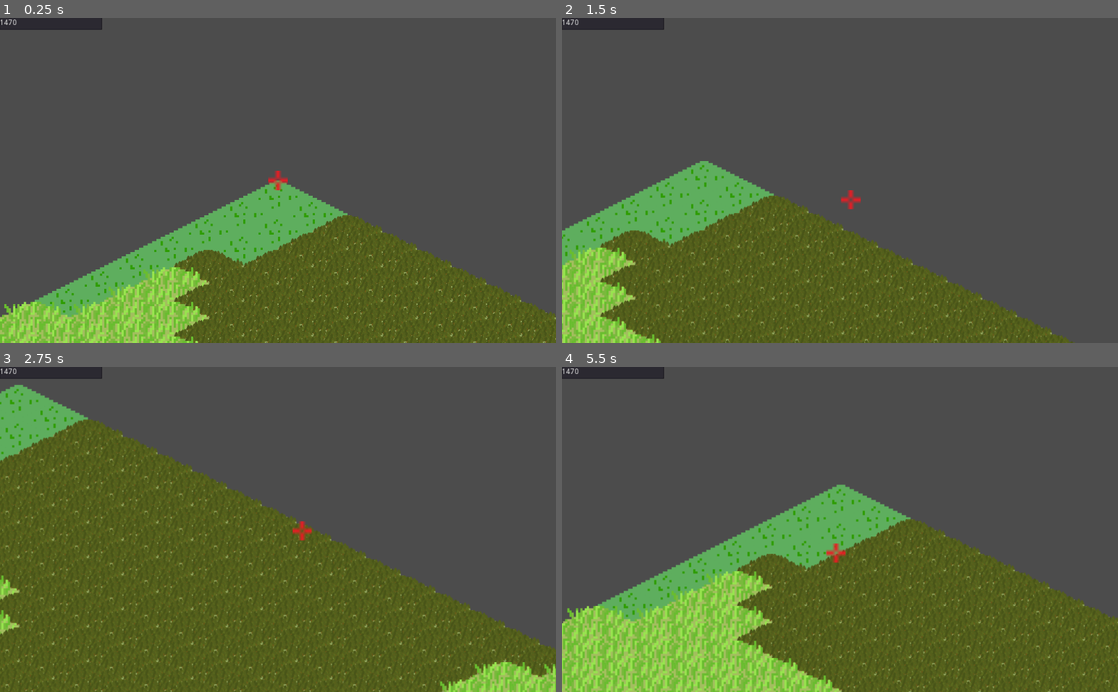
Above: before the commit, frames 1-4 (two rows, left to right).
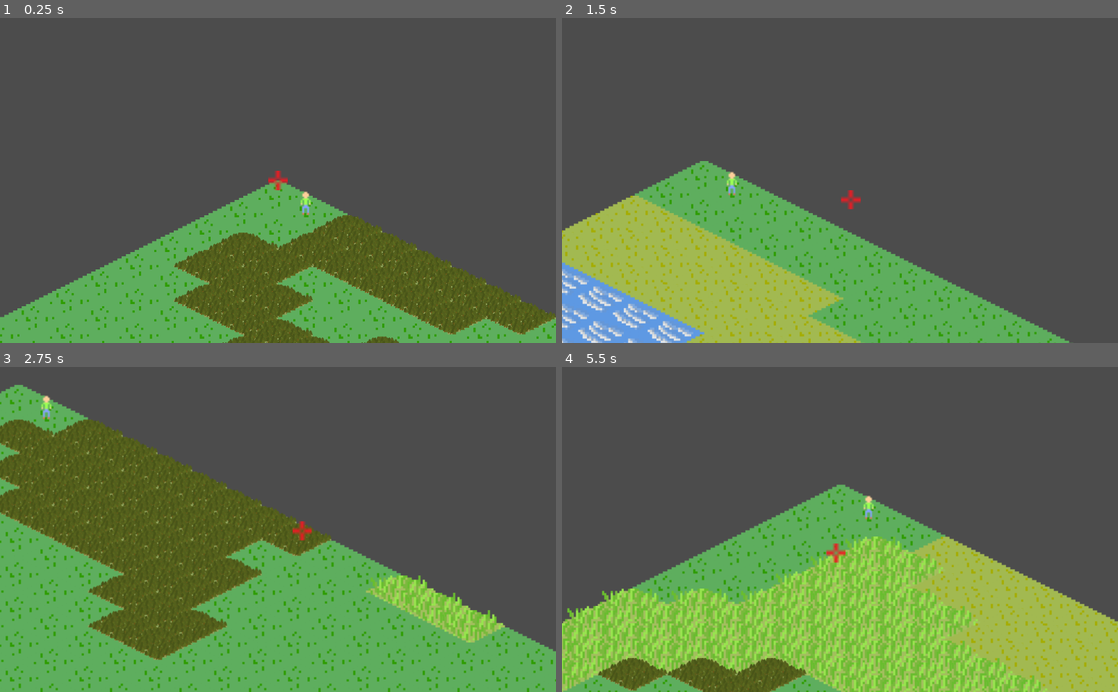
Above: after the commit, the same moments.

Repository: petervanderhook/IsometricTerrainGenerator
Game: Godot game, scene res://scenes/RootScene.tscn
Two runs of this game, one before a commit and one after it. Both use one fixed random seed, a clock stepped at 60 frames per second and the inputs below.
Inputs (mouse positions are in pixels of both pictures, inside the frame that each line leads up to):
- Up to frame 1 (0.25 s): no input
- Up to frame 2 (1.5 s): tap Enter at 0.5 s; move the mouse to (962, 164) at 0.52 s; hold D (right) 0.53-1.28 s; tap Space (space) at 0.6, 1.35 s; move the mouse to (728, 196) at 1.27 s; hold S (down) from 1.28 s (still down)
- Up to frame 3 (2.75 s): move the mouse to (333, 458) at 2.02 s; release S (down) at 2.03 s; hold D (right) from 2.03 s (still down); tap ` (tilda) at 2.1 s; tap Space (space) at 2.3 s
- Up to frame 4 (5.5 s): move the mouse to (812, 594) at 2.77 s; release D (right) at 2.78 s; hold W (up) 2.78-3.53 s; tap Mouse wheel down (wheel_down) at 2.85 s; tap Space (space) at 3.05, 3.8, 4.35, 5.1 s; move the mouse to (1006, 578) at 3.52 s; hold A (left) 3.53-5.03 s; tap Mouse wheel up (wheel_up) at 3.6 s; move the mouse to (673, 480) at 4.27 s; move the mouse to (867, 529) at 5.02 s; hold S (down) from 5.03 s (still down)

The runs differ from the first frame. In frame 1, 12% of the frame differs, in the area x 0-100%, y 0-100%; in frame 2, 28%; in frame 3, 34%; in frame 4, 31%.

Commit message:
Sped up generation by ~250%. Added random seed generation upon pressing spacebar. Working on navigation, added player scene.

Diff:
--- /dev/null
+++ b/models/player/Player.tscn
@@ -0,0 +1,16 @@
+[gd_scene load_steps=3 format=2]
+
+[ext_resource path="res://models/player/player.png" type="Texture" id=1]
+
+[sub_resource type="CircleShape2D" id=1]
+
+[node name="Node2D" type="KinematicBody2D"]
+
+[node name="Player" type="Sprite" parent="."]
+position = Vector2( 0, -22 )
+scale = Vector2( 3, 3 )
+texture = ExtResource( 1 )
+
+[node name="CollisionShape2D" type="CollisionShape2D" parent="."]
+position = Vector2( 0, -4 )
+shape = SubResource( 1 )
--- /dev/null
+++ b/scenes/PerlinNoise.tscn
@@ -0,0 +1,77 @@
+[gd_scene load_steps=11 format=2]
+
+[sub_resource type="OpenSimplexNoise" id=1]
+seed = 1470
+octaves = 5
+period = 50.0
+persistence = 0.131
+lacunarity = 4.0
+
+[sub_resource type="NoiseTexture" id=2]
+bump_strength = 0.0
+noise = SubResource( 1 )
+
+[sub_resource type="OpenSimplexNoise" id=9]
+seed = 1
+period = 8.2
+persistence = 0.0
+lacunarity = 4.0
+
+[sub_resource type="NoiseTexture" id=10]
+noise = SubResource( 9 )
+
+[sub_resource type="OpenSimplexNoise" id=3]
+period = 15.0
+persistence = 0.781
+lacunarity = 2.16
+
+[sub_resource type="NoiseTexture" id=4]
+noise = SubResource( 3 )
+
+[sub_resource type="OpenSimplexNoise" id=5]
+octaves = 6
+period = 0.1
+persistence = 0.617
+lacunarity = 0.28
+
+[sub_resource type="NoiseTexture" id=6]
+noise = SubResource( 5 )
+
+[sub_resource type="OpenSimplexNoise" id=7]
+octaves = 4
+period = 9.2
+persistence = 0.879
+lacunarity = 4.0
+
+[sub_resource type="NoiseTexture" id=8]
+noise = SubResource( 7 )
+
+[node name="PerlinNoise" type="Node"]
+
+[node name="PerlinTerrain" type="Sprite" parent="."]
+visible = false
+position = Vector2( 510.75, 298.75 )
+scale = Vector2( 1.99316, 1.16504 )
+texture = SubResource( 2 )
+
+[node name="PerlinFields" type="Sprite" parent="."]
+visible = false
+position = Vector2( 776, 242 )
+texture = SubResource( 10 )
+
+[node name="PerlinTrees" type="Sprite" parent="."]
+visible = false
+position = Vector2( 255, 256 )
+texture = SubResource( 4 )
+
+[node name="PerlinRivers" type="Sprite" parent="."]
+visible = false
+position = Vector2( 454, 390 )
+scale = Vector2( 1.76953, 1.52344 )
+texture = SubResource( 6 )
+
+[node name="PerlinRocks" type="Sprite" parent="."]
+visible = false
+position = Vector2( 454.5, 392.5 )
+scale = Vector2( 1.77148, 1.51367 )
+texture = SubResource( 8 )
--- a/scenes/RemoveLetters.gd
+++ b/scenes/RemoveLetters.gd
@@ -14,10 +14,4 @@
 
 # Called every frame. 'delta' is the elapsed time since the previous frame.
 func _process(delta):
-	var new_text = ""
-	for character in text:
-		if character.is_valid_integer():
-			new_text += character
-		if len(new_text) >= 20:
-			break
-	text = new_text
+	text = str(floor(rand_range(0, 5000)))
--- a/scenes/RootScene.tscn
+++ b/scenes/RootScene.tscn
@@ -1,10 +1,11 @@
-[gd_scene load_steps=12 format=2]
+[gd_scene load_steps=17 format=2]
 
 [ext_resource path="res://tiles/resources/world-tiles.tres" type="TileSet" id=1]
 [ext_resource path="res://scripts/TileMapManager.gd" type="Script" id=2]
 [ext_resource path="res://scripts/CameraScrollManual.gd" type="Script" id=3]
 [ext_resource path="res://models/crosshair/crosshair.png" type="Texture" id=4]
 [ext_resource path="res://scenes/RemoveLetters.gd" type="Script" id=5]
+[ext_resource path="res://models/player/Player.tscn" type="PackedScene" id=6]
 
 [sub_resource type="OpenSimplexNoise" id=1]
 seed = 1470
@@ -17,10 +18,18 @@
 bump_strength = 0.0
 noise = SubResource( 1 )
 
+[sub_resource type="OpenSimplexNoise" id=9]
+seed = 1
+period = 8.2
+persistence = 0.0
+lacunarity = 4.0
+
+[sub_resource type="NoiseTexture" id=10]
+noise = SubResource( 9 )
+
 [sub_resource type="OpenSimplexNoise" id=3]
-seed = 14
 period = 15.0
-persistence = 0.401
+persistence = 0.781
 lacunarity = 2.16
 
 [sub_resource type="NoiseTexture" id=4]
@@ -35,6 +44,15 @@
 [sub_resource type="NoiseTexture" id=6]
 noise = SubResource( 5 )
 
+[sub_resource type="OpenSimplexNoise" id=7]
+octaves = 4
+period = 9.2
+persistence = 0.879
+lacunarity = 4.0
+
+[sub_resource type="NoiseTexture" id=8]
+noise = SubResource( 7 )
+
 [node name="Node2D" type="Node2D"]
 
 [node name="TileMap" type="TileMap" parent="."]
@@ -43,7 +61,6 @@
 cell_size = Vector2( 128, 64 )
 cell_tile_origin = 2
 format = 1
-tile_data = PoolIntArray( -262144, 3, 0 )
 script = ExtResource( 2 )
 
 [node name="Camera Follow" type="Position2D" parent="."]
@@ -58,6 +75,7 @@
 script = ExtResource( 3 )
 
 [node name="Interface" type="Control" parent="Camera2D"]
+visible = false
 margin_left = -513.0
 margin_top = -302.0
 margin_right = -359.0
@@ -69,19 +87,35 @@
 text = "12141249124"
 script = ExtResource( 5 )
 
-[node name="PerlinTerrain" type="Sprite" parent="."]
+[node name="Node2D" parent="." instance=ExtResource( 6 )]
+position = Vector2( 51, 64 )
+
+[node name="PerlinNoise" type="Node" parent="."]
+
+[node name="PerlinTerrain" type="Sprite" parent="PerlinNoise"]
 visible = false
 position = Vector2( 510.75, 298.75 )
 scale = Vector2( 1.99316, 1.16504 )
 texture = SubResource( 2 )
 
-[node name="PerlinTrees" type="Sprite" parent="."]
+[node name="PerlinFields" type="Sprite" parent="PerlinNoise"]
 visible = false
-position = Vector2( 510.75, 298.75 )
-scale = Vector2( 1.99316, 1.16504 )
+position = Vector2( 776, 242 )
+texture = SubResource( 10 )
+
+[node name="PerlinTrees" type="Sprite" parent="PerlinNoise"]
+visible = false
+position = Vector2( 255, 256 )
 texture = SubResource( 4 )
 
-[node name="PerlinRivers" type="Sprite" parent="."]
+[node name="PerlinRivers" type="Sprite" parent="PerlinNoise"]
 visible = false
-position = Vector2( 257, 256 )
+position = Vector2( 454, 390 )
+scale = Vector2( 1.76953, 1.52344 )
 texture = SubResource( 6 )
+
+[node name="PerlinRocks" type="Sprite" parent="PerlinNoise"]
+visible = false
+position = Vector2( 454.5, 392.5 )
+scale = Vector2( 1.77148, 1.51367 )
+texture = SubResource( 8 )
--- a/scenes/tilescene.tscn
+++ b/scenes/tilescene.tscn
@@ -1,12 +1,13 @@
-[gd_scene load_steps=8 format=2]
+[gd_scene load_steps=9 format=2]
 
 [ext_resource path="res://tiles/ocean-tile/plane.png" type="Texture" id=1]
 [ext_resource path="res://tiles/forest-tile/plane.png" type="Texture" id=2]
-[ext_resource path="res://tiles/basic-tile/plane.png" type="Texture" id=3]
+[ext_resource path="res://tiles/mountain-tile/plane.png" type="Texture" id=3]
 [ext_resource path="res://tiles/water-tile/plane.png" type="Texture" id=4]
 [ext_resource path="res://tiles/grass-tile/plane.png" type="Texture" id=5]
 [ext_resource path="res://tiles/tall-grass-tile/plane.png" type="Texture" id=6]
 [ext_resource path="res://tiles/sand-tile/plane.png" type="Texture" id=7]
+[ext_resource path="res://tiles/rock-tile/plane.png" type="Texture" id=8]
 
 [node name="Plane" type="Node2D"]
 position = Vector2( 126, 115 )
@@ -31,10 +32,14 @@
 position = Vector2( 356, -49 )
 texture = ExtResource( 6 )
 
-[node name="Rock" type="Sprite" parent="."]
-position = Vector2( 485, -50 )
+[node name="Mountain" type="Sprite" parent="."]
+position = Vector2( 491, -45 )
 texture = ExtResource( 3 )
 
 [node name="Forest" type="Sprite" parent="."]
 position = Vector2( 621, -57 )
 texture = ExtResource( 2 )
+
+[node name="Rock" type="Sprite" parent="."]
+position = Vector2( 750, -54 )
+texture = ExtResource( 8 )
--- a/scripts/TileMapManager.gd
+++ b/scripts/TileMapManager.gd
@@ -1,9 +1,4 @@
 extends TileMap
-
-export var x_bounds = [0, 32]
-export var y_bounds = [0,32]
-
-export var iteration_count =3
 #### Chunks ####
 # size = 32x32
 # Load off perlin noise
@@ -91,14 +86,23 @@
 var iterating = false
 var tree_biome_tiles = []
 var river_biome_tiles = []
+var rock_biome_tiles = []
+var field_biome_tiles = []
 var global_seed = 1470
 
 onready var perlin_terrain = get_parent().find_node("PerlinTerrain")
 onready var perlin_trees = get_parent().find_node("PerlinTrees")
+onready var perlin_fields = get_parent().find_node("PerlinFields")
 onready var perlin_rivers = get_parent().find_node("PerlinRivers")
+onready var perlin_rocks = get_parent().find_node("PerlinRocks")
 
 # Export Vars for map generation
 export var min_distance_per_river = 30
+export var min_distance_per_rock = 12
+export var x_bounds = [0, 32]
+export var y_bounds = [0,32]
+export var world_size = 8
+export var iteration_count =3
 
 onready var seed_input
 # Called when the node enters the scene tree for the first time.
@@ -150,9 +154,9 @@
 		return
 	if dimensions in rendered_chunks:
 		return
-	if dimensions[0] > 8:
-		return
-	if dimensions[1] > 8:
+	if dimensions[0] > (world_size -1):
+		return
+	if dimensions[1] > (world_size -1):
 		return
 
 	var x_multiplier = dimensions[0]
@@ -169,7 +173,7 @@
 	while (len(init_coords) > 0):
 		var chosen_tile = init_coords.pop_at(floor(rng.randf_range(0, len(init_coords))))
 		var chosen_value = perlin_terrain.texture.noise.get_noise_2d(chosen_tile[0], chosen_tile[1])
-		print(chosen_tile, ' ', chosen_value)
+		#print(chosen_tile, ' ', chosen_value)
 		generate_tile(chosen_tile, chosen_value)
 	generated = true
 	time_to_iterate = time + 1
@@ -182,8 +186,9 @@
 	var valid_tree_tile
 	var valid_mountain_tile
 	var valid_river_tile
-	var valid_ore_tile
+	var valid_rock_tile
 	var valid_fish_tile
+	var valid_field_tile
 	if value < -0.15:
 		tile_num = 1
 		if value < -0.3:
@@ -191,15 +196,19 @@
 	else:
 		tile_num = 2
 		if value > -0.05:
+			valid_rock_tile = true
+			valid_field_tile = true
 			valid_tree_tile = true
 			tile_num = 3
 			if value > 0.1:
-				tile_num = 4
+				#tile_num = 4
 				#tile_num = 3
 				if value > .6:
+					valid_rock_tile = false
+					valid_field_tile = false
 					valid_tree_tile = false
 					valid_river_tile = true
-					tile_num = 5
+					tile_num = 7
 				elif value > .35:
 					valid_river_tile = true
 
@@ -207,16 +216,22 @@
 		tree_biome_tiles.append(coord_array)
 	if valid_river_tile:
 		river_biome_tiles.append(coord_array)
+	if valid_rock_tile:
+		rock_biome_tiles.append(coord_array)
+	if valid_field_tile:
+		field_biome_tiles.append(coord_array)
 	set_cell(coord_array[0], coord_array[1], tile_num)
 
 func get_global_seed():
+	print("Seed obtained: ", seed_input.text)
 	return int(seed_input.text)
 
-func set_global_seed():
-	perlin_rivers.texture.noise.seed = global_seed
-	perlin_terrain.texture.noise.seed = global_seed
-	perlin_trees.texture.noise.seed = global_seed
-
+func set_global_seed(seed_fetched):
+	perlin_rivers.texture.noise.set_seed(seed_fetched)
+	perlin_terrain.texture.noise.set_seed(seed_fetched)
+	perlin_trees.texture.noise.set_seed(seed_fetched)
+	perlin_fields.texture.noise.set_seed(seed_fetched - 1000)
+	print("River seed: ", perlin_rivers.texture.noise.seed, "\nTerrain Seed: ", perlin_terrain.texture.noise.seed, "\nTrees Seed: ", perlin_trees.texture.noise.seed, "\nFields Seed: ", perlin_fields.texture.noise.seed)
 
 func get_tile_types(tile_list):
 	var type_list = []
@@ -246,37 +261,53 @@
 		set_cell(cell[0], cell[1], -1)
 
 func init_world():
-	get_global_seed()
-	set_global_seed()
+
+	set_global_seed(get_global_seed())
 	# Reset biome arrays
 	tree_biome_tiles = []
 	river_biome_tiles = []
+	rock_biome_tiles = []
+	field_biome_tiles = []
+	# Unrender all tiles on the world
 	delete_world()
+
+	# Reset generation vars
 	iterated_cells = []
 	rendered_chunks = []
+
+	# Set bools for _process
 	iterating = false
 	generated = false
 
-	if len(seed_input.text) > 20:
-		rng.seed = int(seed_input.text.substr(0, 19))
-	else:
-		rng.seed = int(seed_input.text)
 	var gen_list = []
-	for b in range(0, 7):
-		for c in range(0, 7):
+	for b in range(0, world_size):
+		for c in range(0, world_size):
 			gen_list.append([b, c])
 
 	for genchunk in gen_list:
+		#print("Generating terrain chunk: ", genchunk)
 		generate_chunk(genchunk)
 
+	print("Generating Trees")
 	iterate_trees()
+	print("Generating Fields")
+	iterate_fields()
+	print("Generating Rocks")
+	iterate_rocks()
+	print("Generating Rivers")
 	iterate_rivers()
+	#print("Finished")
 
 
 func iterate_trees():
 	for tile in tree_biome_tiles:
 		if perlin_trees.texture.noise.get_noise_2d(tile[0], tile[1]) > 0.25:
 			set_cell(tile[0], tile[1], 6)
+
+func iterate_fields():
+	for tile in field_biome_tiles:
+		if perlin_fields.texture.noise.get_noise_2d(tile[0], tile[1]) < -0.45:
+			set_cell(tile[0], tile[1], 4)
 
 func iterate_rivers():
 	var created_river_tiles = []
@@ -301,6 +332,28 @@
 		set_cell(river[0], river[1], 0)
 		perlin_worm_river(river)
 
+func iterate_rocks():
+	var created_rock_tiles = []
+	for tile in rock_biome_tiles:
+		var noise_value = perlin_rocks.texture.noise.get_noise_2d(tile[0], tile[1])
+		if noise_value > 0.4:
+			created_rock_tiles.append(tile)
+
+	var invalid_rocks = []
+	var valid_rocks = []
+
+	print("Checking for invalids")
+	for tile in created_rock_tiles:
+		if tile in invalid_rocks:
+			continue
+		valid_rocks.append(tile)
+		for other_tile in created_rock_tiles:
+			if (other_tile[0] < (tile[0] + min_distance_per_rock)) and (other_tile[0] > (tile[0] - min_distance_per_rock)):
+				if (other_tile[1] < (tile[1] + min_distance_per_rock)) and (other_tile[1] > (tile[1] - min_distance_per_rock)):
+					invalid_rocks.append(other_tile)
+	print("Setting Rocks")
+	for rock_tile in valid_rocks:
+		set_cell(rock_tile[0], rock_tile[1], 5)
 
 func perlin_worm_river(start_coords):
 	var current_position = [] + start_coords
@@ -314,24 +367,22 @@
 		var previous_highest_value = 1
 		for tile in adj_tiles:
 			var noise_value = perlin_terrain.texture.noise.get_noise_2d(tile[0], tile[1])
-			print("Tile: ", tile, "    Value: ", noise_value)
-
-			if noise_value <= -0.3:
+			#print("Tile: ", tile, "    Value: ", noise_value)
+			if noise_value <= -0.17:
 				return
 			elif get_cell(tile[0], tile[1]) == -1:
 				return
 			if noise_value < previous_highest_value:
 				if (previous_tile != adj_tiles[count]) and not adj_tiles[count] in past_tiles :
-					print("Duplicate Tile!\n\n\n\n\n")
 					previous_highest_value = noise_value
-					print("Tile is the new low. Setting index value to ", highest_value_index)
+					#print("Tile  [", count, "]: ", tile, " is the new low. Setting index value to ", highest_value_index)
 					highest_value_index = count
 			count += 1
 
-		print("Changing positiong from ", current_position, " to ", adj_tiles[highest_value_index])
+		#print("Changing positiong from ", current_position, " to ", adj_tiles[highest_value_index])
 		previous_tile = current_position
 		current_position = adj_tiles[highest_value_index]
-		print("Setting ", current_position, " to water.")
+		#print("Setting ", current_position, " to water.")
 		# Find out if went on x axis or y axis and adjust width appropriately
 		set_cell(current_position[0], current_position[1], 0)
 		past_tiles.append(current_position)
--- a/tiles/resources/world-tiles.tres
+++ b/tiles/resources/world-tiles.tres
@@ -1,12 +1,13 @@
-[gd_resource type="TileSet" load_steps=8 format=2]
+[gd_resource type="TileSet" load_steps=9 format=2]
 
 [ext_resource path="res://tiles/water-tile/plane.png" type="Texture" id=1]
 [ext_resource path="res://tiles/forest-tile/plane.png" type="Texture" id=2]
 [ext_resource path="res://tiles/sand-tile/plane.png" type="Texture" id=3]
 [ext_resource path="res://tiles/grass-tile/plane.png" type="Texture" id=4]
-[ext_resource path="res://tiles/basic-tile/plane.png" type="Texture" id=5]
+[ext_resource path="res://tiles/mountain-tile/plane.png" type="Texture" id=5]
 [ext_resource path="res://tiles/tall-grass-tile/plane.png" type="Texture" id=6]
 [ext_resource path="res://tiles/ocean-tile/plane.png" type="Texture" id=7]
+[ext_resource path="res://tiles/rock-tile/plane.png" type="Texture" id=8]
 
 [resource]
 0/name = "Ocean"
@@ -80,7 +81,7 @@
 4/shapes = [  ]
 4/z_index = 0
 5/name = "Rock"
-5/texture = ExtResource( 5 )
+5/texture = ExtResource( 8 )
 5/tex_offset = Vector2( 0, 0 )
 5/modulate = Color( 1, 1, 1, 1 )
 5/region = Rect2( 0, 64, 128, 64 )
@@ -107,3 +108,17 @@
 6/shape_one_way_margin = 0.0
 6/shapes = [  ]
 6/z_index = 0
+7/name = "Mountain"
+7/texture = ExtResource( 5 )
+7/tex_offset = Vector2( 0, 0 )
+7/modulate = Color( 1, 1, 1, 1 )
+7/region = Rect2( 0, 64, 128, 64 )
+7/tile_mode = 0
+7/occluder_offset = Vector2( 64, 64 )
+7/navigation_offset = Vector2( 64, 64 )
+7/shape_offset = Vector2( 0, 0 )
+7/shape_transform = Transform2D( 1, 0, 0, 1, 0, 0 )
+7/shape_one_way = false
+7/shape_one_way_margin = 0.0
+7/shapes = [  ]
+7/z_index = 0
Binary file added: models/player/player.png
Not shown, changed: models/player/player.png.import
Binary file removed: tiles/basic-tile/plane.png
Renamed: tiles/basic-tile/cube.png -> tiles/mountain-tile/cube.png
Not shown, added: tiles/mountain-tile/cube.png.import
Binary file added: tiles/mountain-tile/plane.png
Not shown, added: tiles/mountain-tile/plane.png.import
Binary file added: tiles/river-tile/linedcube.png
Not shown, changed: tiles/river-tile/linedcube.png.import
Binary file added: tiles/river-tile/plane.png
Not shown, added: tiles/river-tile/plane.png.import
Binary file added: tiles/rock-tile/plane.png
(and 1 more such lines)
